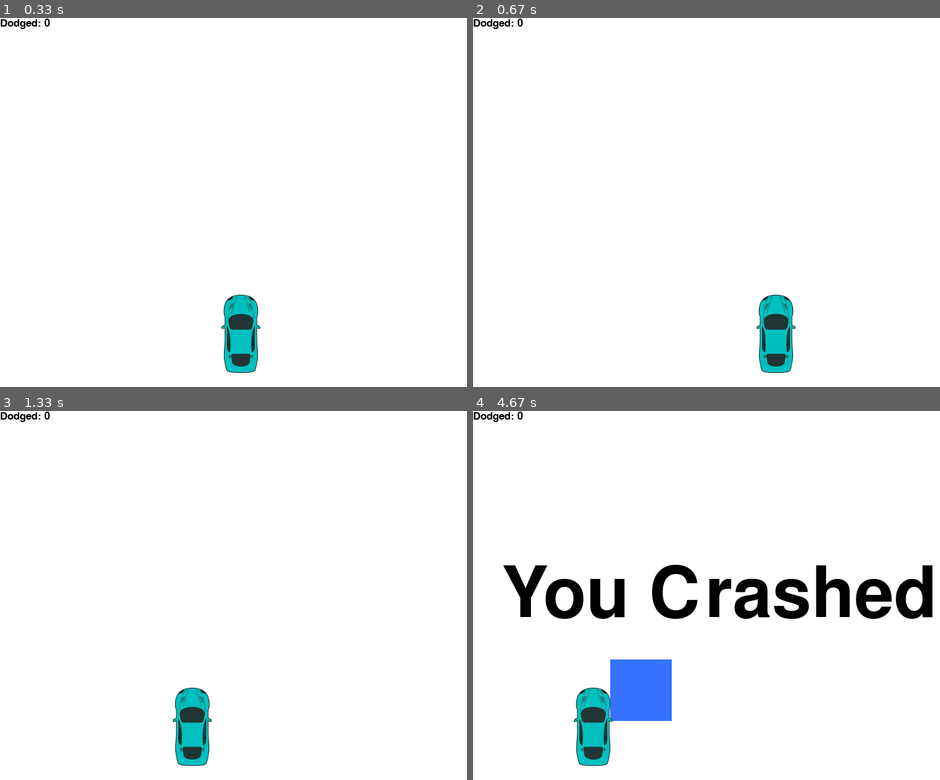
Above: before the commit, frames 1-4 (two rows, left to right).
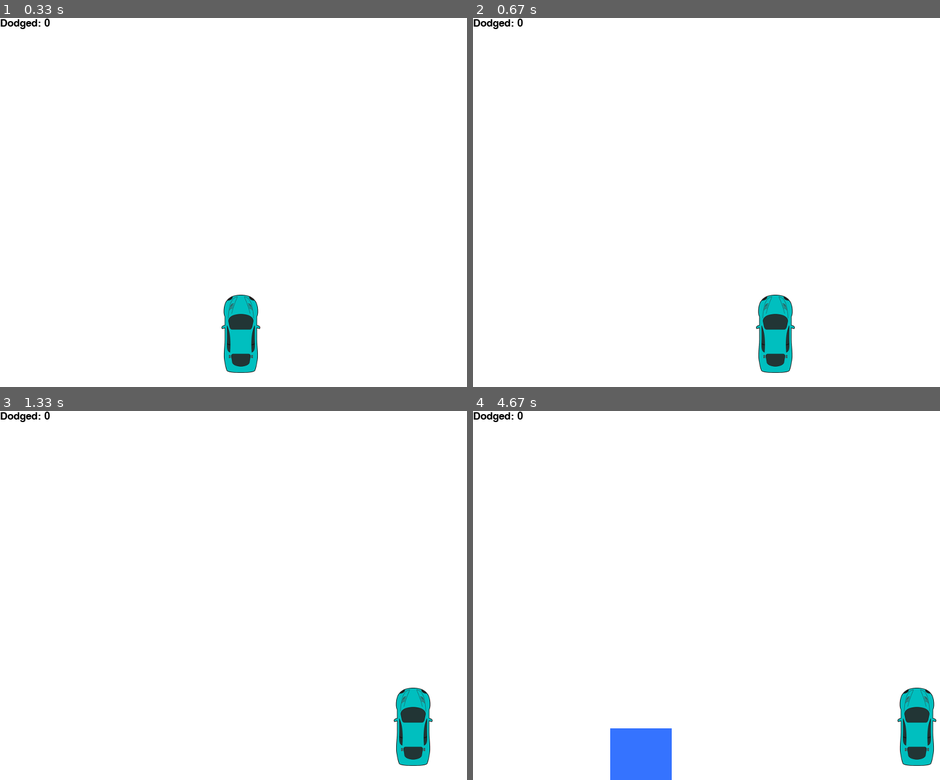
Above: after the commit, the same moments.

Repository: eranmor/Race-Car
Game: pygame game, started from pygame-basics.py
The game is run twice, just before and just after one commit, with the same random seed, the same clock (stepped at 60 frames per second) and the same inputs.
Inputs (mouse positions are in pixels of both pictures, inside the frame that each line leads up to):
- Up to frame 1 (0.33 s): no input
- Up to frame 2 (0.67 s): hold Right from 0.33 s (still down); move the mouse to (701, 217) at 0.37 s
- Up to frame 3 (1.33 s): release Right at 0.8 s; hold Right 0.83-1.3 s; move the mouse to (93, 684) at 0.87 s
- Up to frame 4 (4.67 s): hold Left 1.33-1.87 s; move the mouse to (790, 466) at 1.37 s; hold Left 1.9-2.3 s; move the mouse to (897, 724) at 1.93 s; hold Right 2.33-2.97 s; move the mouse to (776, 628) at 2.37 s; hold Left 3-3.47 s; move the mouse to (729, 470) at 3.03 s; hold Right 3.5-3.97 s; move the mouse to (603, 521) at 3.53 s; hold Right 4-4.47 s; move the mouse to (543, 584) at 4.03 s

Frame 1 is identical in both runs. In frame 2, 0.3% of the frame differs, in the area x 60-70%, y 75-97%; in frame 3, 2.9%; in frame 4, 12%, in the area x 6-100%, y 41-100%.

Commit message:
Operational without mouse support

Diff:
--- a/pygame-basics.py
+++ b/pygame-basics.py
@@ -19,7 +19,7 @@
 gameDisplay = pygame.display.set_mode((display_width,display_height))
 
 # Setting the window's name
-pygame.display.set_caption('Race123')
+pygame.display.set_caption('Avoid The Blocks')
 
 # Setting the game speed
 clock = pygame.time.Clock()
@@ -79,6 +79,7 @@
     thing_speed = 4
     thing_width = 100
     thing_height = 100
+ #   thingCount = 1
     dodged = 0
     gameExit = False
 
@@ -91,8 +92,9 @@
                 pygame.quit()
                 quit()
 
-            if event.type == pygame.MOUSEMOTION:
-                x = event.pos[0]
+# Mouse is inactive for now until issue is resolved
+#            if event.type == pygame.MOUSEMOTION:
+#                x = event.pos[0]
 
             if event.type == pygame.KEYDOWN:
                 if event.key == pygame.K_LEFT:
